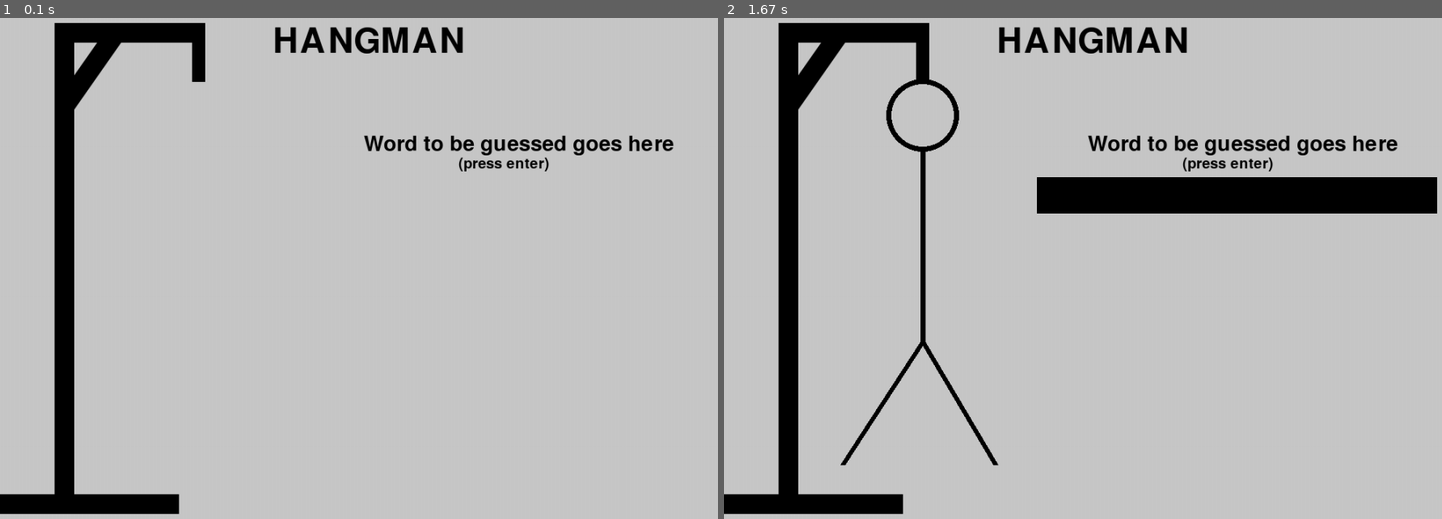
Above: before the commit, frames 1-2 (left to right).
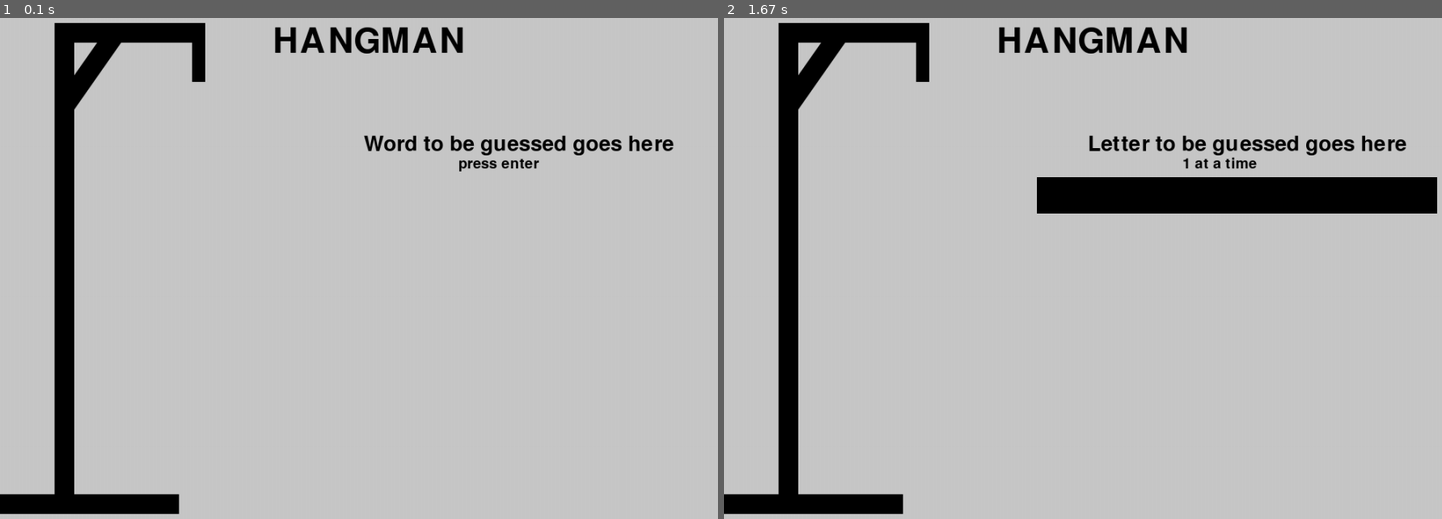
Above: after the commit, the same moments.

Repository: dorogit/pygame_collaboration
Game: pygame game, started from main.py
Same seed, same stepped clock (60 frames per second), same inputs: the game is played once before the commit and once after it.
Inputs:
- Up to frame 1 (0.1 s): no input
- Up to frame 2 (1.67 s): tap Enter at 0.33 s; hold Backspace 0.67-1.13 s

The runs differ from the first frame. In frame 1, 0.2% of the frame differs, in the area x 63-77%, y 27-31%; in frame 2, 2.1%, in the area x 16-96%, y 12-90%.

Commit message:
Update main.py
incomplete but added letter input box and made it such that only 1 letter at a time is allowed. When the letter guessing chunk is iterated terminal keeps printing dashes indefinitely because of while loop of the chunk

Diff:
--- a/main.py
+++ b/main.py
@@ -1,5 +1,4 @@
 import pygame
-import sys
 
 pygame.init()
 
@@ -26,16 +25,19 @@
 font3 = pygame.font.Font(None, 43)
 font4 = pygame.font.Font(None, 30)
 input_box_text = font3.render('Word to be guessed goes here',True, (0,0,0))
-small_text = font4.render('(press enter)',True,(0,0,0))
+small_text = font4.render('press enter',True,(0,0,0))
 screen.blit(small_text, (630,222))
 screen.blit(input_box_text,((500, 190)))
 font = pygame.font.Font(None,32)
 input_text = ''
+guess = ''
+guesses = ''
 Color = (0,0,0)
-Tries = 5
+chances = 5
+letter_in_guessbox = False
+
 
 #functions for hangman parts
-
 def draw_head():
   pygame.draw.circle(screen, (0,0,0,), (273,165), 50, width = 7)
 
@@ -47,11 +49,12 @@
 
 def draw_leg2():
   pygame.draw.line(screen,(0,0,0), (273,476),(373,645), width = 7)
-
+#incomplete
 
 
 run = True
 typing = True
+typing2 = False
 while run:
 
   pressed = pygame.key.get_pressed()
@@ -67,27 +70,6 @@
 
           input_text = input_text[:-1]
 
-        #this part is for terminating input and starting the hangman blitting
-        if event.key == pygame.K_RETURN:
-          if typing != False:
-            typing = False
-
-          if Tries == 5:
-            draw_head()
-            Tries -=1
-
-          if Tries == 4:
-            draw_torso()
-            Tries -=1
-
-          if Tries == 3:
-            draw_leg1()
-            Tries -=1
-
-          if Tries == 2:
-            draw_leg2()
-            Tries -=1
-
         #converting keys to text
         elif event.key!=pygame.K_RETURN and event.key!=pygame.K_ESCAPE:
           #checking if input is alphabet
@@ -102,6 +84,68 @@
         #to ensure text doesnt move out of the box
         input_box.w = max(100,text.get_width()+10)
         pygame.display.update()
+        if event.key == pygame.K_RETURN:
+
+          #rendering text for letter input box and removing the old text
+          typing = False
+          typing2 = True
+          pygame.draw.rect(screen, (0,0,0), input_box)
+          pygame.draw.rect(screen, (200,200,200),pygame.Rect(499,190,500,33))
+          pygame.draw.rect(screen, (200,200,200),pygame.Rect(630,222,300,20))
+          guess_text = font3.render('Letter to be guessed goes here',True, (0,0,0))
+          small_text2 = font4.render('1 at a time',True,(0,0,0))
+          screen.blit(small_text2,((630,222)))
+          screen.blit(guess_text,((500, 190)))
+
+      word = input_text
+
+      if typing2 == True:
+
+        if event.key == pygame.K_BACKSPACE:
+          #to ensure only 1 letter is allowed in the guessbox
+          guesses = guesses[:-1]
+          letter_in_guessbox = False
+        #converting keys to text
+        elif event.key!=pygame.K_RETURN and event.key!=pygame.K_ESCAPE:
+          #checking if input is alphabet
+          if letter_in_guessbox == False:
+            if event.unicode.isalpha():
+              guess += event.unicode
+              letter_in_guessbox = True
+
+        while chances > 0:
+
+          failed = 0
+          for char in word:
+            if char in guesses:
+              print(char)
+
+            else:
+              print("_")
+              failed += 1
+
+          if failed == 0:
+            print("You Win")
+            print("The word is: ", word)
+            break
+          guesses += guess
+          if guess not in word:
+            chances -= 1
+            print("Wrong")
+            print("You have", + chances, 'more guesses')
+
+            if chances == 0:
+              print("You Loose")
+
+        #blitting text box and rendering text
+        pygame.draw.rect(screen, Color, input_box)
+        text = font.render(guess, True , (200,200,200))
+        screen.blit(text,(input_box.x+5, input_box.y+5))
+
+        #to ensure text doesnt move out of the box
+        input_box.w = max(100,text.get_width()+10)
+        pygame.display.update()
+
   pygame.display.update()
   Clock.tick(60)
 print(pygame.mouse.get_pos())
